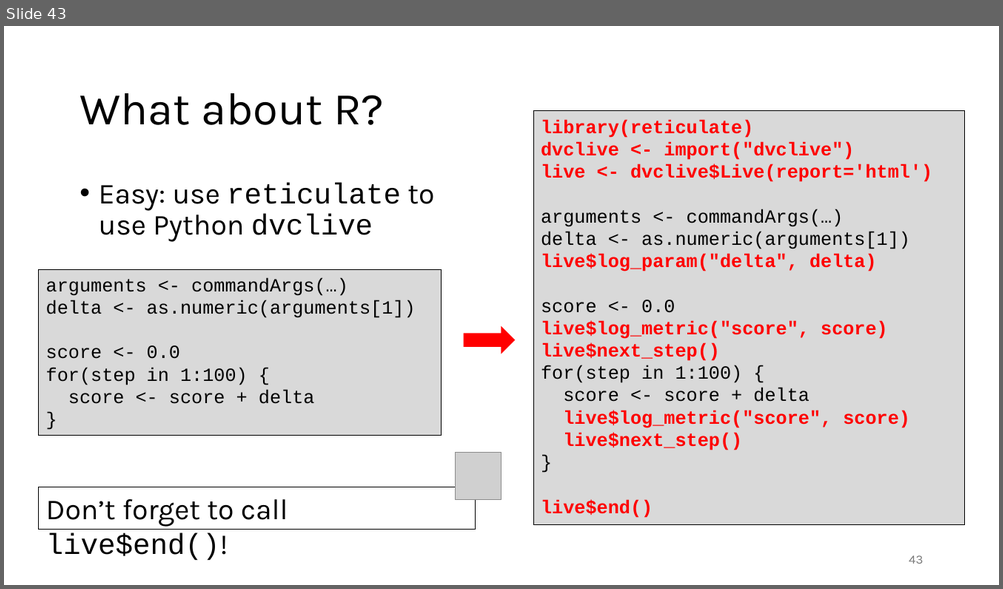
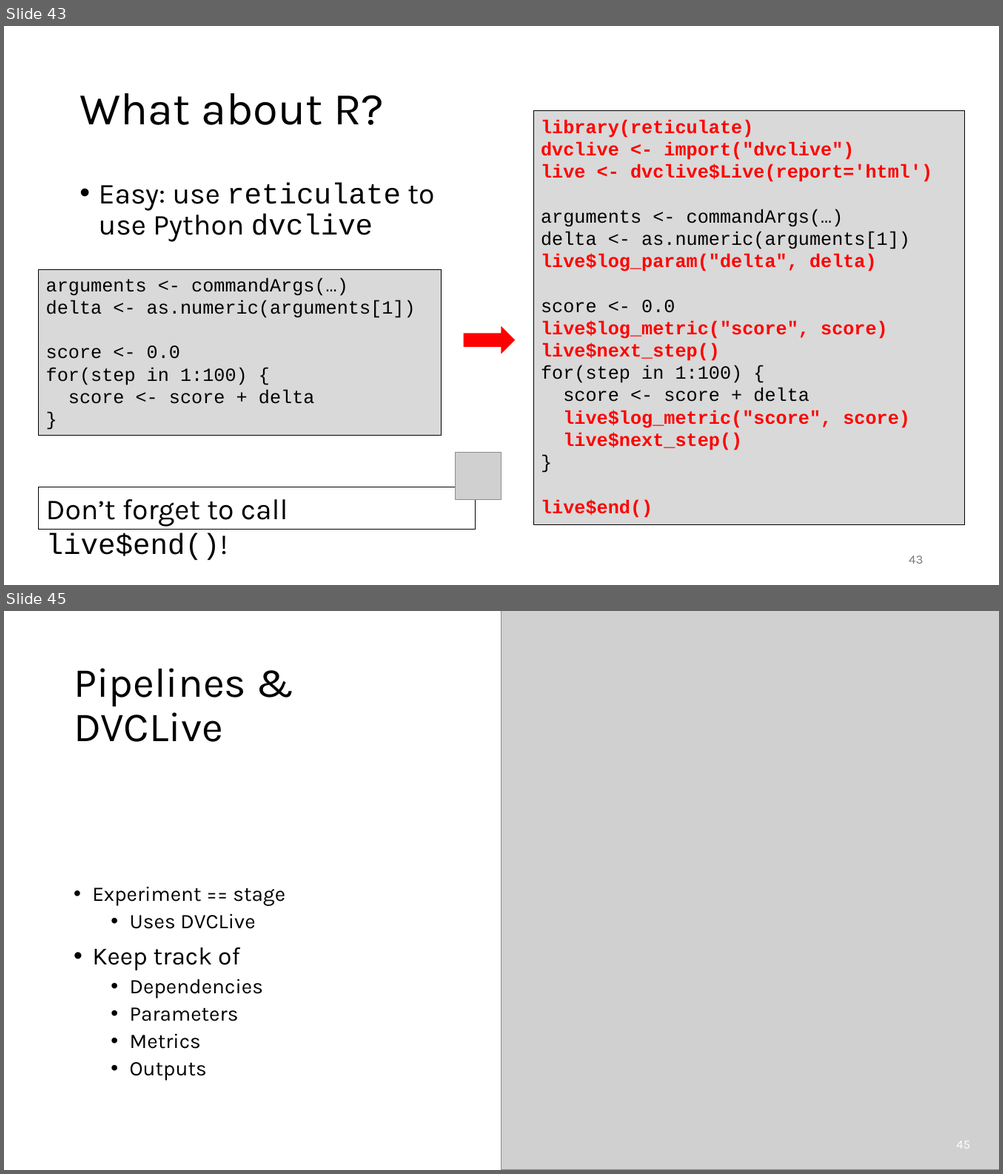
Before and after one commit to gjbex/MLOps-on-HPC, a slide deck: mlops_on_hpc.pptx. Shown one above the other, each under a label of ours: slide 43 before the commit, slides 43 and 45 after it; the slides between them are not shown. The pictures are 1003x589 and 1003x1174 pixels, drawn with LibreOffice and Linux fonts; fonts in the diff are those of the drawing; grey boxes stand for pictures. Boxes give left, top, right and bottom in pixels: in the first picture for what was removed or moved away, otherwise in the second. Text is boxed around its words. In the diff, an @@ line names an element or a change of style, - is before the commit and + after.

Commit message:
Add section on experiment pipelines & queue

```diff
--- a/mlops_on_hpc.pptx
+++ b/mlops_on_hpc.pptx
@@ slide 45 added at [4,611,999,1170], background #FFFFFF @@
@@ rectangle added at [4,611,700,797], fill #FFFFFF @@
@@ picture added at [502,611,999,1170] @@
@@ title added at [74,668,246,742], 40 pt, text #000000 @@
+Pipelines & DVCLive
@@ text added at [92,887,285,1081], 20 pt, text #000000 @@
+• Experiment == stage
+  • Uses DVCLive
+• Keep track of
+  • Dependencies
+  • Parameters
+  • Metrics
+  • Outputs
@@ page number added at [956,1142,970,1149], 12 pt, text #FFFFFF @@
+45
```
Also in this commit, not shown: 5 other slides added.
